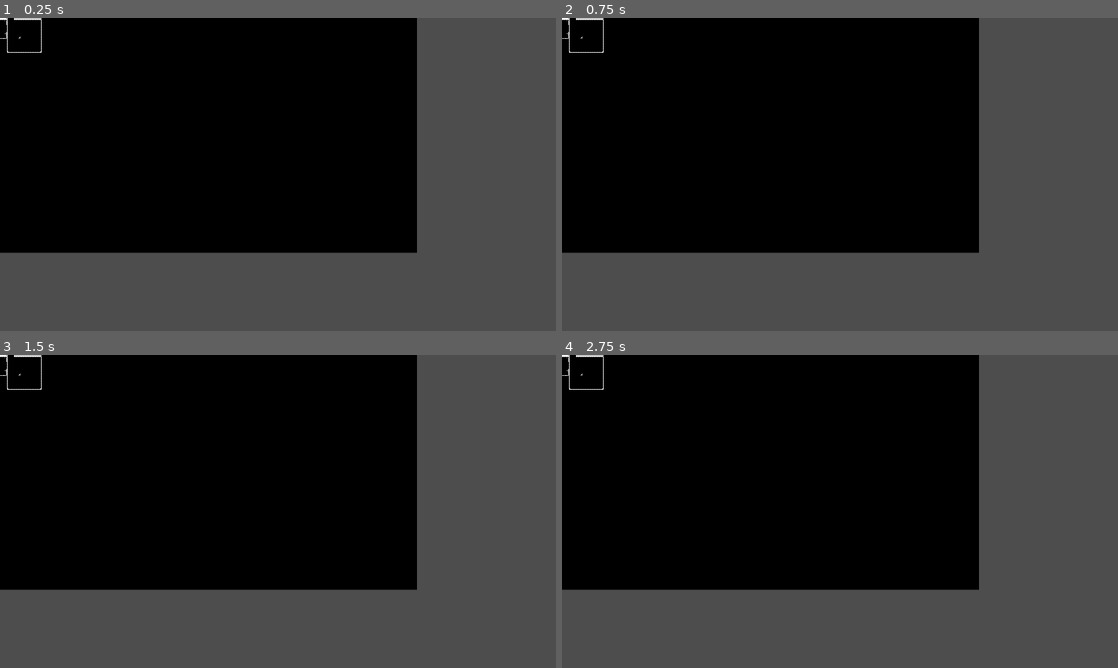
Above: before the commit, frames 1-4 (two rows, left to right).
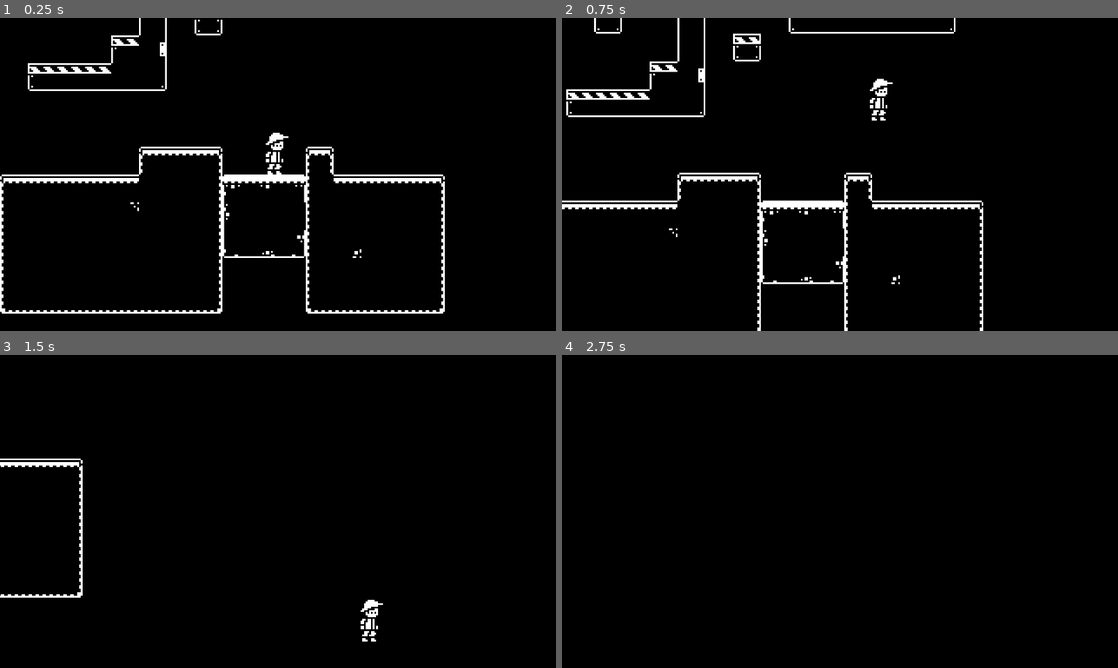
Above: after the commit, the same moments.

Repository: chichP-Januwari/second-setss
Game: Godot game, scene res://scenes/levels/test_level.tscn
Two runs of this game, one before a commit and one after it. Both use one fixed random seed, a clock stepped at 60 frames per second and the inputs below. The project has no main scene, so this scene is started directly.
Inputs:
- Up to frame 1 (0.25 s): no input
- Up to frame 2 (0.75 s): tap Enter at 0.5 s; hold D (right) from 0.53 s (still down); tap Space (jump) at 0.6 s
- Up to frame 3 (1.5 s): keep holding D (right); tap Space (jump) at 0.77, 1.07, 1.35 s
- Up to frame 4 (2.75 s): tap Space (jump) at 1.52, 1.82, 2, 2.1 s; release D (right) at 2.03 s; hold A (left) from 2.03 s (still down)

The runs differ from the first frame. In frame 1, 47% of the frame differs, in the area x 0-100%, y 0-100%; in frame 2, 48%; in frame 3, 44%; in frame 4, 44%.

Commit message:
test level finish

Diff:
--- a/scenes/levels/test_level.tscn
+++ b/scenes/levels/test_level.tscn
@@ -1,6 +1,7 @@
-[gd_scene load_steps=4 format=4 uid="uid://b3qagvj8xns2e"]
+[gd_scene load_steps=5 format=4 uid="uid://b3qagvj8xns2e"]
 
 [ext_resource type="Texture2D" uid="uid://cqjfubyxxsjhx" path="res://assets/Tilemap/monochrome_tilemap_transparent_packed.png" id="1_jbqir"]
+[ext_resource type="PackedScene" uid="uid://cbvl6exx0sv85" path="res://scenes/player.tscn" id="2_yautc"]
 
 [sub_resource type="TileSetAtlasSource" id="TileSetAtlasSource_yautc"]
 texture = ExtResource("1_jbqir")
@@ -342,3 +343,5 @@
 [node name="World" type="TileMapLayer" parent="."]
 tile_map_data = PackedByteArray("AAD7////AAAKAAUAAAD8////AAALAAUAAAD9////AAAMAAUAAAD9/wAAAAAMAAYAAAD2/wAAAAAKAAUAAAD6/w …(1248 unchanged characters)…
 tile_set = SubResource("TileSet_fr1um")
+
+[node name="Player" parent="." instance=ExtResource("2_yautc")]
--- a/scenes/player.tscn
+++ b/scenes/player.tscn
@@ -1,13 +1,370 @@
-[gd_scene load_steps=2 format=3 uid="uid://cbvl6exx0sv85"]
+[gd_scene load_steps=13 format=3 uid="uid://cbvl6exx0sv85"]
+
+[ext_resource type="Texture2D" uid="uid://bjaiacalt1ky6" path="res://assets/1-bit explorer/Finn idle.png" id="1_dqkch"]
+[ext_resource type="Script" uid="uid://dutbl6wfg2xtc" path="res://scripts/player.gd" id="1_qlg0r"]
+[ext_resource type="Texture2D" uid="uid://bns13j1hysp6q" path="res://assets/1-bit explorer/Finn run.png" id="2_qlg0r"]
+[ext_resource type="Texture2D" uid="uid://cu7lcdqyg6v67" path="res://assets/1-bit explorer/Finn jump.png" id="3_tuyoq"]
+[ext_resource type="Texture2D" uid="uid://csf44vnklnmty" path="res://assets/1-bit explorer/Finn falling.png" id="4_fjrip"]
 
 [sub_resource type="RectangleShape2D" id="RectangleShape2D_u8vuu"]
+size = Vector2(9, 20)
+
+[sub_resource type="Animation" id="Animation_smehm"]
+resource_name = "idle"
+length = 0.250008
+loop_mode = 1
+step = 0.0833333
+tracks/0/type = "value"
+tracks/0/imported = false
+tracks/0/enabled = true
+tracks/0/path = NodePath("Sprite2D:texture")
+tracks/0/interp = 1
+tracks/0/loop_wrap = true
+tracks/0/keys = {
+"times": PackedFloat32Array(0),
+"transitions": PackedFloat32Array(1),
+"update": 1,
+"values": [ExtResource("1_dqkch")]
+}
+tracks/1/type = "value"
+tracks/1/imported = false
+tracks/1/enabled = true
+tracks/1/path = NodePath("Sprite2D:frame")
+tracks/1/interp = 1
+tracks/1/loop_wrap = true
+tracks/1/keys = {
+"times": PackedFloat32Array(0),
+"transitions": PackedFloat32Array(1),
+"update": 1,
+"values": [0]
+}
+tracks/2/type = "value"
+tracks/2/imported = false
+tracks/2/enabled = true
+tracks/2/path = NodePath("Sprite2D:position")
+tracks/2/interp = 1
+tracks/2/loop_wrap = true
+tracks/2/keys = {
+"times": PackedFloat32Array(0),
+"transitions": PackedFloat32Array(1),
+"update": 0,
+"values": [Vector2(0, -14)]
+}
+tracks/3/type = "value"
+tracks/3/imported = false
+tracks/3/enabled = true
+tracks/3/path = NodePath("Sprite2D:hframes")
+tracks/3/interp = 1
+tracks/3/loop_wrap = true
+tracks/3/keys = {
+"times": PackedFloat32Array(0),
+"transitions": PackedFloat32Array(1),
+"update": 1,
+"values": [1]
+}
+tracks/4/type = "value"
+tracks/4/imported = false
+tracks/4/enabled = true
+tracks/4/path = NodePath("Sprite2D:vframes")
+tracks/4/interp = 1
+tracks/4/loop_wrap = true
+tracks/4/keys = {
+"times": PackedFloat32Array(0),
+"transitions": PackedFloat32Array(1),
+"update": 1,
+"values": [1]
+}
+
+[sub_resource type="Animation" id="Animation_ur7pv"]
+length = 0.001
+tracks/0/type = "value"
+tracks/0/imported = false
+tracks/0/enabled = true
+tracks/0/path = NodePath("Sprite2D:texture")
+tracks/0/interp = 1
+tracks/0/loop_wrap = true
+tracks/0/keys = {
+"times": PackedFloat32Array(0),
+"transitions": PackedFloat32Array(1),
+"update": 1,
+"values": [ExtResource("1_dqkch")]
+}
+tracks/1/type = "value"
+tracks/1/imported = false
+tracks/1/enabled = true
+tracks/1/path = NodePath("Sprite2D:frame")
+tracks/1/interp = 1
+tracks/1/loop_wrap = true
+tracks/1/keys = {
+"times": PackedFloat32Array(0),
+"transitions": PackedFloat32Array(1),
+"update": 1,
+"values": [0]
+}
+tracks/2/type = "value"
+tracks/2/imported = false
+tracks/2/enabled = true
+tracks/2/path = NodePath("Sprite2D:position")
+tracks/2/interp = 1
+tracks/2/loop_wrap = true
+tracks/2/keys = {
+"times": PackedFloat32Array(0),
+"transitions": PackedFloat32Array(1),
+"update": 0,
+"values": [Vector2(0, -14)]
+}
+tracks/3/type = "value"
+tracks/3/imported = false
+tracks/3/enabled = true
+tracks/3/path = NodePath("Sprite2D:hframes")
+tracks/3/interp = 1
+tracks/3/loop_wrap = true
+tracks/3/keys = {
+"times": PackedFloat32Array(0),
+"transitions": PackedFloat32Array(1),
+"update": 1,
+"values": [1]
+}
+tracks/4/type = "value"
+tracks/4/imported = false
+tracks/4/enabled = true
+tracks/4/path = NodePath("Sprite2D:vframes")
+tracks/4/interp = 1
+tracks/4/loop_wrap = true
+tracks/4/keys = {
+"times": PackedFloat32Array(0),
+"transitions": PackedFloat32Array(1),
+"update": 1,
+"values": [1]
+}
+
+[sub_resource type="Animation" id="Animation_y4r1p"]
+resource_name = "run"
+length = 0.666675
+loop_mode = 1
+step = 0.0833333
+tracks/0/type = "value"
+tracks/0/imported = false
+tracks/0/enabled = true
+tracks/0/path = NodePath("Sprite2D:texture")
+tracks/0/interp = 1
+tracks/0/loop_wrap = true
+tracks/0/keys = {
+"times": PackedFloat32Array(0),
+"transitions": PackedFloat32Array(1),
+"update": 1,
+"values": [ExtResource("2_qlg0r")]
+}
+tracks/1/type = "value"
+tracks/1/imported = false
+tracks/1/enabled = true
+tracks/1/path = NodePath("Sprite2D:frame")
+tracks/1/interp = 1
+tracks/1/loop_wrap = true
+tracks/1/keys = {
+"times": PackedFloat32Array(0, 0.0833333, 0.166667, 0.25, 0.250937, 0.333333, 0.416667, 0.5, 0.583333),
+"transitions": PackedFloat32Array(1, 1, 1, 1, 1, 1, 1, 1, 1),
+"update": 1,
+"values": [0, 1, 2, 0, 3, 4, 5, 6, 7]
+}
+tracks/2/type = "value"
+tracks/2/imported = false
+tracks/2/enabled = true
+tracks/2/path = NodePath("Sprite2D:position")
+tracks/2/interp = 1
+tracks/2/loop_wrap = true
+tracks/2/keys = {
+"times": PackedFloat32Array(0),
+"transitions": PackedFloat32Array(1),
+"update": 0,
+"values": [Vector2(0, -14)]
+}
+tracks/3/type = "value"
+tracks/3/imported = false
+tracks/3/enabled = true
+tracks/3/path = NodePath("Sprite2D:hframes")
+tracks/3/interp = 1
+tracks/3/loop_wrap = true
+tracks/3/keys = {
+"times": PackedFloat32Array(0),
+"transitions": PackedFloat32Array(1),
+"update": 1,
+"values": [4]
+}
+tracks/4/type = "value"
+tracks/4/imported = false
+tracks/4/enabled = true
+tracks/4/path = NodePath("Sprite2D:vframes")
+tracks/4/interp = 1
+tracks/4/loop_wrap = true
+tracks/4/keys = {
+"times": PackedFloat32Array(0),
+"transitions": PackedFloat32Array(1),
+"update": 1,
+"values": [2]
+}
+
+[sub_resource type="Animation" id="Animation_d2wvv"]
+resource_name = "jump"
+length = 0.666675
+loop_mode = 1
+step = 0.0833333
+tracks/0/type = "value"
+tracks/0/imported = false
+tracks/0/enabled = true
+tracks/0/path = NodePath("Sprite2D:texture")
+tracks/0/interp = 1
+tracks/0/loop_wrap = true
+tracks/0/keys = {
+"times": PackedFloat32Array(0),
+"transitions": PackedFloat32Array(1),
+"update": 1,
+"values": [ExtResource("3_tuyoq")]
+}
+tracks/1/type = "value"
+tracks/1/imported = false
+tracks/1/enabled = true
+tracks/1/path = NodePath("Sprite2D:frame")
+tracks/1/interp = 1
+tracks/1/loop_wrap = true
+tracks/1/keys = {
+"times": PackedFloat32Array(0, 0.0833333, 0.166667, 0.25, 0.250937, 0.333333, 0.416667, 0.5, 0.583333),
+"transitions": PackedFloat32Array(1, 1, 1, 1, 1, 1, 1, 1, 1),
+"update": 1,
+"values": [0, 1, 2, 0, 3, 4, 5, 6, 7]
+}
+tracks/2/type = "value"
+tracks/2/imported = false
+tracks/2/enabled = true
+tracks/2/path = NodePath("Sprite2D:position")
+tracks/2/interp = 1
+tracks/2/loop_wrap = true
+tracks/2/keys = {
+"times": PackedFloat32Array(0),
+"transitions": PackedFloat32Array(1),
+"update": 0,
+"values": [Vector2(0, -14)]
+}
+tracks/3/type = "value"
+tracks/3/imported = false
+tracks/3/enabled = true
+tracks/3/path = NodePath("Sprite2D:hframes")
+tracks/3/interp = 1
+tracks/3/loop_wrap = true
+tracks/3/keys = {
+"times": PackedFloat32Array(0),
+"transitions": PackedFloat32Array(1),
+"update": 1,
+"values": [4]
+}
+tracks/4/type = "value"
+tracks/4/imported = false
+tracks/4/enabled = true
+tracks/4/path = NodePath("Sprite2D:vframes")
+tracks/4/interp = 1
+tracks/4/loop_wrap = true
+tracks/4/keys = {
+"times": PackedFloat32Array(0),
+"transitions": PackedFloat32Array(1),
+"update": 1,
+"values": [2]
+}
+
+[sub_resource type="Animation" id="Animation_3v2ag"]
+resource_name = "falling"
+length = 0.250008
+step = 0.0833333
+tracks/0/type = "value"
+tracks/0/imported = false
+tracks/0/enabled = true
+tracks/0/path = NodePath("Sprite2D:texture")
+tracks/0/interp = 1
+tracks/0/loop_wrap = true
+tracks/0/keys = {
+"times": PackedFloat32Array(0),
+"transitions": PackedFloat32Array(1),
+"update": 1,
+"values": [ExtResource("4_fjrip")]
+}
+tracks/1/type = "value"
+tracks/1/imported = false
+tracks/1/enabled = true
+tracks/1/path = NodePath("Sprite2D:frame")
+tracks/1/interp = 1
+tracks/1/loop_wrap = true
+tracks/1/keys = {
+"times": PackedFloat32Array(0),
+"transitions": PackedFloat32Array(1),
+"update": 1,
+"values": [1]
+}
+tracks/2/type = "value"
+tracks/2/imported = false
+tracks/2/enabled = true
+tracks/2/path = NodePath("Sprite2D:position")
+tracks/2/interp = 1
+tracks/2/loop_wrap = true
+tracks/2/keys = {
+"times": PackedFloat32Array(0),
+"transitions": PackedFloat32Array(1),
+"update": 0,
+"values": [Vector2(0, -14)]
+}
+tracks/3/type = "value"
+tracks/3/imported = false
+tracks/3/enabled = true
+tracks/3/path = NodePath("Sprite2D:hframes")
+tracks/3/interp = 1
+tracks/3/loop_wrap = true
+tracks/3/keys = {
+"times": PackedFloat32Array(0),
+"transitions": PackedFloat32Array(1),
+"update": 1,
+"values": [2]
+}
+tracks/4/type = "value"
+tracks/4/imported = false
+tracks/4/enabled = true
+tracks/4/path = NodePath("Sprite2D:vframes")
+tracks/4/interp = 1
+tracks/4/loop_wrap = true
+tracks/4/keys = {
+"times": PackedFloat32Array(0),
+"transitions": PackedFloat32Array(1),
+"update": 1,
+"values": [2]
+}
+
+[sub_resource type="AnimationLibrary" id="AnimationLibrary_jej6c"]
+_data = {
+&"RESET": SubResource("Animation_ur7pv"),
+&"falling": SubResource("Animation_3v2ag"),
+&"idle": SubResource("Animation_smehm"),
+&"jump": SubResource("Animation_d2wvv"),
+&"run": SubResource("Animation_y4r1p")
+}
 
 [node name="Player" type="CharacterBody2D"]
+script = ExtResource("1_qlg0r")
 
 [node name="CollisionShape2D" type="CollisionShape2D" parent="."]
-position = Vector2(0, -10)
+position = Vector2(-1.5, -10)
 shape = SubResource("RectangleShape2D_u8vuu")
 
 [node name="Sprite2D" type="Sprite2D" parent="."]
+position = Vector2(0, -14)
+texture = ExtResource("1_dqkch")
 
 [node name="AnimationPlayer" type="AnimationPlayer" parent="."]
+libraries = {
+&"": SubResource("AnimationLibrary_jej6c")
+}
+autoplay = "idle"
+
+[node name="Camera2D" type="Camera2D" parent="."]
+zoom = Vector2(4, 4)
+limit_left = -640
+limit_top = -360
+limit_right = 640
+limit_bottom = 360
+position_smoothing_enabled = true
--- /dev/null
+++ b/scripts/player.gd
@@ -0,0 +1,25 @@
+extends CharacterBody2D
+
+
+const SPEED = 300.0
+const JUMP_VELOCITY = -400.0
+
+
+func _physics_process(delta: float) -> void:
+	# Add the gravity.
+	if not is_on_floor():
+		velocity += get_gravity() * delta
+
+	# Handle jump.
+	if Input.is_action_just_pressed("jump") and is_on_floor():
+		velocity.y = JUMP_VELOCITY
+
+	# Get the input direction and handle the movement/deceleration.
+	# As good practice, you should replace UI actions with custom gameplay actions.
+	var direction := Input.get_axis("left", "right")
+	if direction:
+		velocity.x = direction * SPEED
+	else:
+		velocity.x = move_toward(velocity.x, 0, SPEED)
+
+	move_and_slide()
Not shown, added: scripts/player.gd.uid
